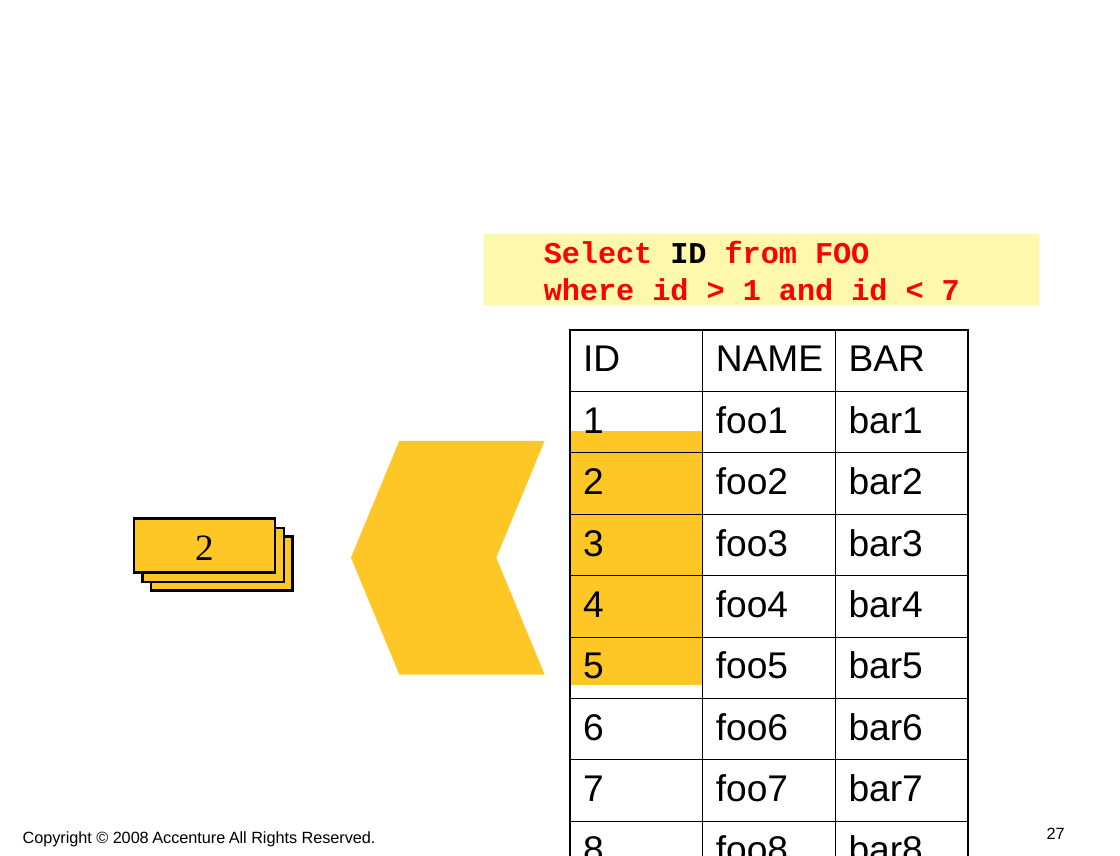
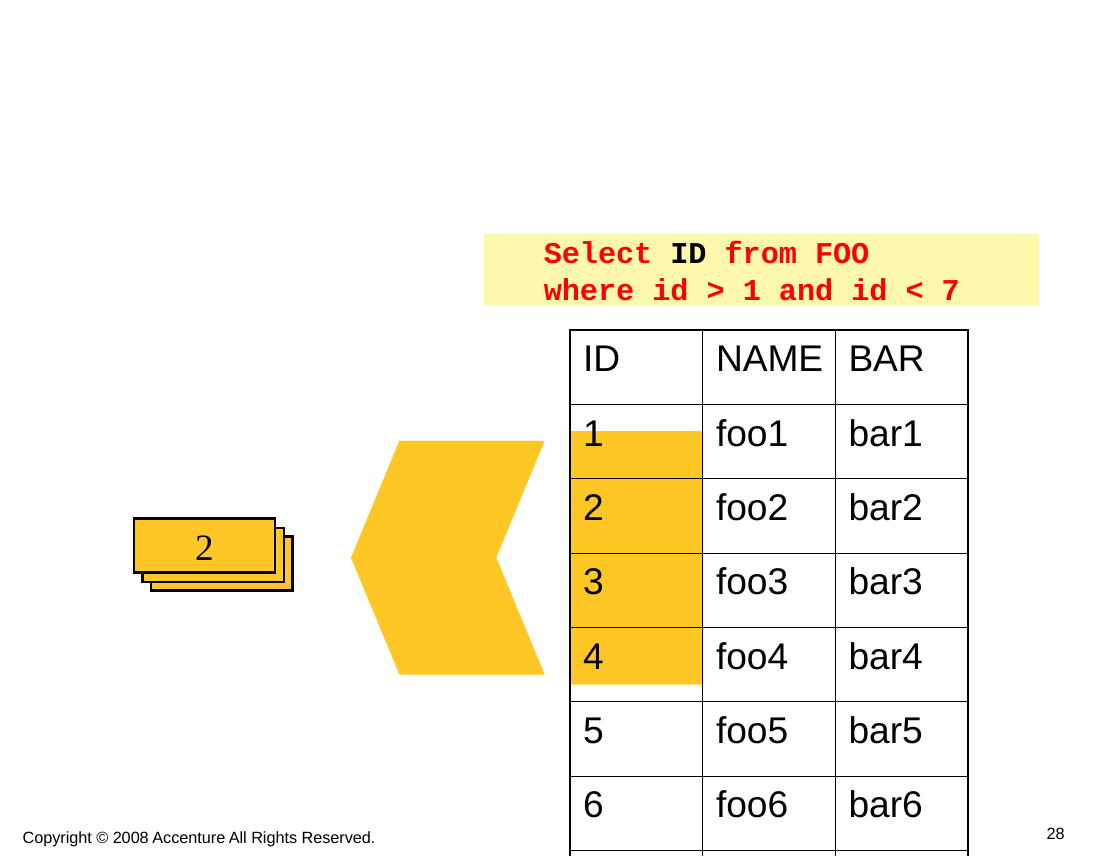
Before and after one commit to spring-projects/spring-batch, a slide deck: slide 28 of src/models/Figures.ppt (slide 27 before the commit). Drawn at 1120x856 pixels with LibreOffice and Linux fonts; fonts in the diff are those of the drawing. Boxes give left, top, right and bottom in pixels: in the first picture for what was removed or moved away, otherwise in the second. Text is boxed around its words. In the diff, an @@ line names an element or a change of style, - is before the commit and + after.

```diff
--- a/src/models/Figures.ppt
+++ b/src/models/Figures.ppt
@@ table: place and size @@
-table at <box>569,330,966,806</box>
+table at <box>569,330,966,856</box>
@@ freeform shape at <box>571,432,703,686</box>: outline redrawn @@
@@ page number at <box>1047,827,1065,839</box>: text changed @@
-27
+28
```
Also in this commit, not shown: 9 other slides changed, 5 slides added, 3 other files.
